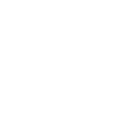
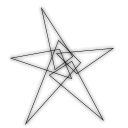
Two versions of the same layered image (128 × 128). Layer-by-layer changes:
moved "Group 3" above "Group 2" over [10, 7, 114, 125]
painted on "Shape 3" over [41, 7, 73, 70]
painted on "Shape 2" over [49, 61, 104, 121]
painted on "Shape 3 copy 3" over [25, 40, 81, 125]
painted on "Shape 1 copy" over [10, 49, 72, 79]
painted on "Shape 1" over [56, 48, 114, 74]
"Group 2": opacity 15% → 40% over [10, 7, 114, 125]
